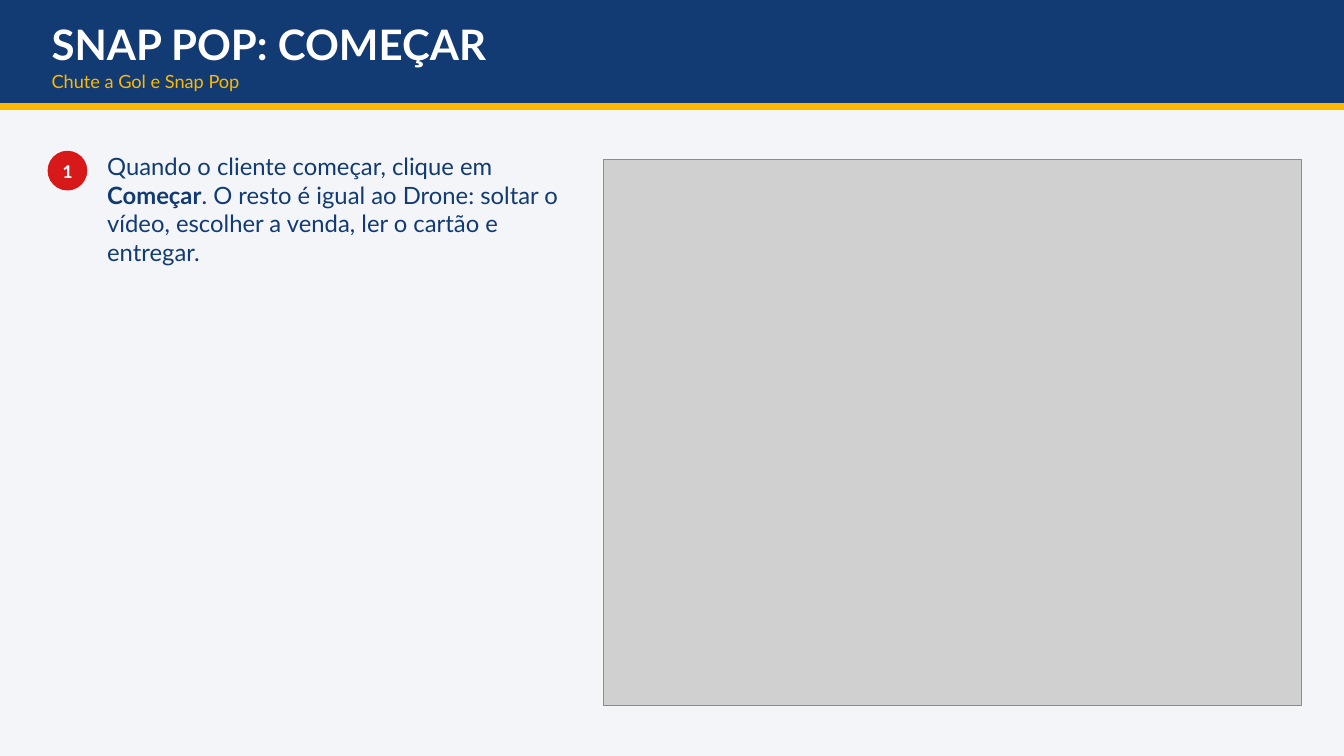
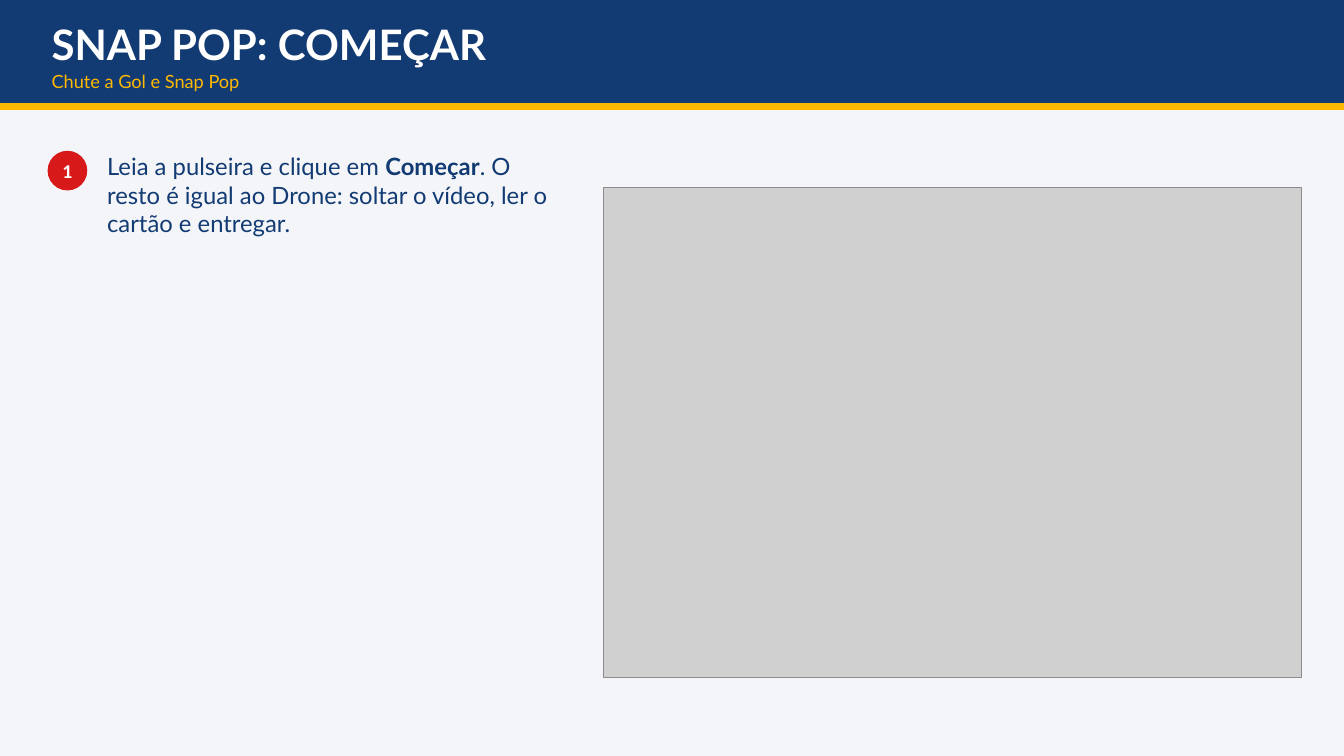
Before and after one commit to dudurezende10/eterna, a slide deck: slide 31 of docs/treinamento/entregaveis/Treinamento - Drone, Chute a Gol e Snap Pop - da venda a entrega.pptx (slide 30 before the commit). Drawn at 1344x756 pixels with LibreOffice and Linux fonts; fonts in the diff are those of the drawing; grey boxes stand for pictures. Boxes give left, top, right and bottom in pixels: in the first picture for what was removed or moved away, otherwise in the second. Text is boxed around its words. In the diff, an @@ line names an element or a change of style, - is before the commit and + after.

Commit message:
v99.25.1: escolha do voo não some na atualização da tela; manual e apresentação 1.2 (pulseira); NUVEM 9b corrigido (limpeza local dos vídeos)

```diff
--- a/docs/treinamento/entregaveis/Treinamento - Drone, Chute a Gol e Snap Pop - da venda a entrega.pptx
+++ b/docs/treinamento/entregaveis/Treinamento - Drone, Chute a Gol e Snap Pop - da venda a entrega.pptx
@@ text at box(107, 157, 548, 237): text changed @@
-Quando o cliente começar, clique em Começar. O resto é igual ao Drone: soltar o vídeo, escolher a venda, ler o cartão e entregar.
+Leia a pulseira e clique em Começar. O resto é igual ao Drone: soltar o vídeo, ler o cartão e entregar.
@@ picture: place and size @@
-picture at box(603, 159, 1302, 706)
+picture at box(603, 188, 1302, 677)
```
Also in this commit, not shown: 14 other slides changed, 2 slides added, 1 slide removed, 36 other files.
